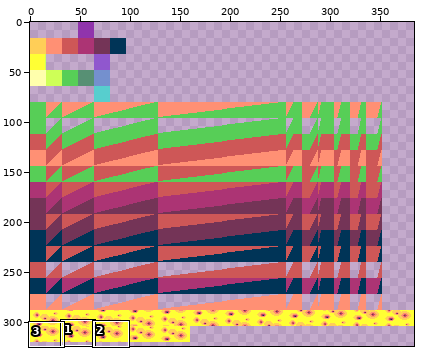
Two versions of one pixel-art file, game/assets/graphics/tiles.aseprite. The first picture is a wide view before the edit; the outline marks the close-up.
Close-up. Earlier state:
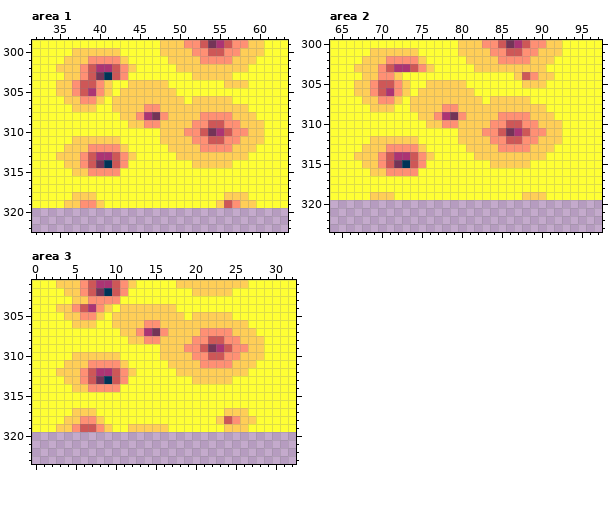
384x656 pixels, 1 frame. Shown: area 1: x 32..63, y 299..322; area 2: x 64..97, y 300..323; area 3: x 0..32, y 301..323. The wide view leaves out empty margins. The commit also changed other parts of the picture, which this record leaves out.
And afterwards:
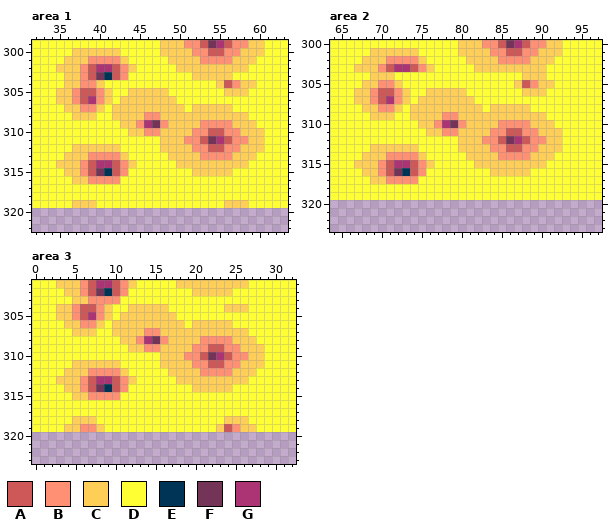
Palette (. is transparent): A #ce5757  B #ff9074  C #ffce57  D #ffff34  E #003457  F #743457  G #ac3474
Edits made:
--- area 1
@@ x 32..63 @@
 303 DDDDCCBAFEABDDDDDDDDCCCCCDDDDDDD
-304 DDDCCBAABCDDCCCCCDDDDDDDCCCDDDDD
-305 DDDCCBAGBCDCCCCCCCDDDDDDDDDDDDDD
-306 DDDDCCBBCDCCCCCCCCCDCCCCCDDDDDDD
-307 DDDDDCCCDDCCCCBBCCCCCCCCCCCDDDDD
-308 DDDDDDDDDDDCCBGFBCCCCBBBBCCCDDDD
-309 DDDDDDDDDDDDCCBBCCCCBBAABBCCCDDD
-310 DDDDDDDDDDDDDDDDCCCBBAFGABBCCDDD
-311 DDDDDCCCCCCDDDDDCCCCBBAABBCCCDDD
-312 DDDDCCCBBBBCDDDDDCCCCBBBBCCCDDDD
-313 DDDCCCBAGGABCDDDDDCCCCCCCCCDDDDD
-314 DDDDCCBAFEABDDDDDDDDCCCCCDDDDDDD
-315 DDDDDCCBBBBDDDDDDDDDDDDDDDDDDDDD
-316 DDDDDDDDDDDDDDDDDDDDDDDDDDDDDDDD
+304 DDDDCCBBCDDDDDDDDDDDDDDCABCCDDDD
+305 DDDCCBAABCDDCCCCCDDDDDDDCCCDDDDD
+306 DDDCCBAGBCDCCCCCCCDDDDDDDDDDDDDD
+307 DDDDCCBBCDCCCCCCCCCDCCCCCDDDDDDD
+308 DDDDDCCCDDCCCCBBCCCCCCCCCCCDDDDD
+309 DDDDDDDDDDDCCBGFBCCCCBBBBCCCDDDD
+310 DDDDDDDDDDDDCCBBCCCCBBAABBCCCDDD
+311 DDDDDDDDDDDDDDDDCCCBBAFGABBCCDDD
+312 DDDDDCCCCCCDDDDDCCCCBBAABBCCCDDD
+313 DDDDCCCBBBBCDDDDDCCCCBBBBCCCDDDD
+314 DDDCCCBAGGABCDDDDDCCCCCCCCCDDDDD
+315 DDDDCCBAFEABDDDDDDDDCCCCCDDDDDDD
+316 DDDDDCCBBBBDDDDDDDDDDDDDDDDDDDDD
 317 DDDDDDDDDDDDDDDDDDDDDDDDDDDDDDDD
-318 DDDDDCCCDDDDDDDDDDDDDDDDCCCDDDDD
-319 DDDDCCBBCDDDDDDDDDDDDDDCABCCDDDD
+318 DDDDDDDDDDDDDDDDDDDDDDDDDDDDDDDD
+319 DDDDDCCCDDDDDDDDDDDDDDDDCCCDDDDD
 320 ................................
--- area 2
@@ x 64..97 @@
 303 DDDCCCBAGGABCDDDDDCCCCCCCCCDDDDDDD
-304 DDDDCCBBCDDDDDDDDDDDDDDCABCCDDDDDD
-305 DDDCCBAABCDDCCCCCDDDDDDDCCCDDDDDDD
-306 DDDCCBAGBCDCCCCCCCDDDDDDDDDDDDDDDD
-307 DDDDCCBBCDCCCCCCCCCDCCCCCDDDDDDDDD
-308 DDDDDCCCDDCCCCBBCCCCCCCCCCCDDDDDDD
-309 DDDDDDDDDDDCCBGFBCCCCBBBBCCCDDDDDD
-310 DDDDDDDDDDDDCCBBCCCCBBAABBCCCDDDDD
-311 DDDDDDDDDDDDDDDDCCCBBAFGABBCCDDDDD
-312 DDDDDCCCCCCDDDDDCCCCBBAABBCCCDDDDD
-313 DDDDCCCBBBBCDDDDDCCCCBBBBCCCDDDDDD
-314 DDDCCCBAGGABCDDDDDCCCCCCCCCDDDDDDD
-315 DDDDCCBAFEABDDDDDDDDCCCCCDDDDDDDDD
-316 DDDDDCCBBBBDDDDDDDDDDDDDDDDDDDDDDD
-317 DDDDDDDDDDDDDDDDDDDDDDDDDDDDDDDDDD
+304 DDDDDCCCDDDDDDDDDDDDDDDDCCCDDDDDDD
+305 DDDDCCBBCDDDDDDDDDDDDDDCABCCDDDDDD
+306 DDDCCBAABCDDCCCCCDDDDDDDCCCDDDDDDD
+307 DDDCCBAGBCDCCCCCCCDDDDDDDDDDDDDDDD
+308 DDDDCCBBCDCCCCCCCCCDCCCCCDDDDDDDDD
+309 DDDDDCCCDDCCCCBBCCCCCCCCCCCDDDDDDD
+310 DDDDDDDDDDDCCBGFBCCCCBBBBCCCDDDDDD
+311 DDDDDDDDDDDDCCBBCCCCBBAABBCCCDDDDD
+312 DDDDDDDDDDDDDDDDCCCBBAFGABBCCDDDDD
+313 DDDDDCCCCCCDDDDDCCCCBBAABBCCCDDDDD
+314 DDDDCCCBBBBCDDDDDCCCCBBBBCCCDDDDDD
+315 DDDCCCBAGGABCDDDDDCCCCCCCCCDDDDDDD
+316 DDDDCCBAFEABDDDDDDDDCCCCCDDDDDDDDD
+317 DDDDDCCBBBBDDDDDDDDDDDDDDDDDDDDDDD
 318 DDDDDDDDDDDDDDDDDDDDDDDDDDDDDDDDDD
-319 DDDDDCCCDDDDDDDDDDDDDDDDCCCDDDDDDD
+319 DDDDDDDDDDDDDDDDDDDDDDDDDDDDDDDDDD
 320 ..................................
--- area 3
@@ x 0..32 @@
 303 DDDDDCCBBBBDDDDDDDDDDDDDDDDDDDDDD
-304 DDDCCBAGBCDCCCCCCCDDDDDDDDDDDDDDD
-305 DDDDCCBBCDCCCCCCCCCDCCCCCDDDDDDDD
-306 DDDDDCCCDDCCCCBBCCCCCCCCCCCDDDDDD
-307 DDDDDDDDDDDCCBGFBCCCCBBBBCCCDDDDD
-308 DDDDDDDDDDDDCCBBCCCCBBAABBCCCDDDD
-309 DDDDDDDDDDDDDDDDCCCBBAFGABBCCDDDD
-310 DDDDDCCCCCCDDDDDCCCCBBAABBCCCDDDD
-311 DDDDCCCBBBBCDDDDDCCCCBBBBCCCDDDDD
-312 DDDCCCBAGGABCDDDDDCCCCCCCCCDDDDDD
-313 DDDDCCBAFEABDDDDDDDDCCCCCDDDDDDDD
-314 DDDDDCCBBBBDDDDDDDDDDDDDDDDDDDDDD
-315 DDDDDDDDDDDDDDDDDDDDDDDDDDDDDDDDD
+304 DDDCCBAABCDDCCCCCDDDDDDDCCCDDDDDD
+305 DDDCCBAGBCDCCCCCCCDDDDDDDDDDDDDDD
+306 DDDDCCBBCDCCCCCCCCCDCCCCCDDDDDDDD
+307 DDDDDCCCDDCCCCBBCCCCCCCCCCCDDDDDD
+308 DDDDDDDDDDDCCBGFBCCCCBBBBCCCDDDDD
+309 DDDDDDDDDDDDCCBBCCCCBBAABBCCCDDDD
+310 DDDDDDDDDDDDDDDDCCCBBAFGABBCCDDDD
+311 DDDDDCCCCCCDDDDDCCCCBBAABBCCCDDDD
+312 DDDDCCCBBBBCDDDDDCCCCBBBBCCCDDDDD
+313 DDDCCCBAGGABCDDDDDCCCCCCCCCDDDDDD
+314 DDDDCCBAFEABDDDDDDDDCCCCCDDDDDDDD
+315 DDDDDCCBBBBDDDDDDDDDDDDDDDDDDDDDD
 316 DDDDDDDDDDDDDDDDDDDDDDDDDDDDDDDDD
-317 DDDDDCCCDDDDDDDDDDDDDDDDCCCDDDDDD
-318 DDDDCCBBCDDDDDDDDDDDDDDCABCCDDDDD
-319 DDDCCBAABCDDCCCCCDDDDDDDCCCDDDDDD
+317 DDDDDDDDDDDDDDDDDDDDDDDDDDDDDDDDD
+318 DDDDDCCCDDDDDDDDDDDDDDDDCCCDDDDDD
+319 DDDDCCBBCDDDDDDDDDDDDDDCABCCDDDDD
 320 .................................
Where, in picture pixels (left, top, right, bottom), the same in both close-ups:
changed: (56, 80, 264, 208)
changed: (354, 72, 562, 200)
changed: (56, 304, 264, 432)
